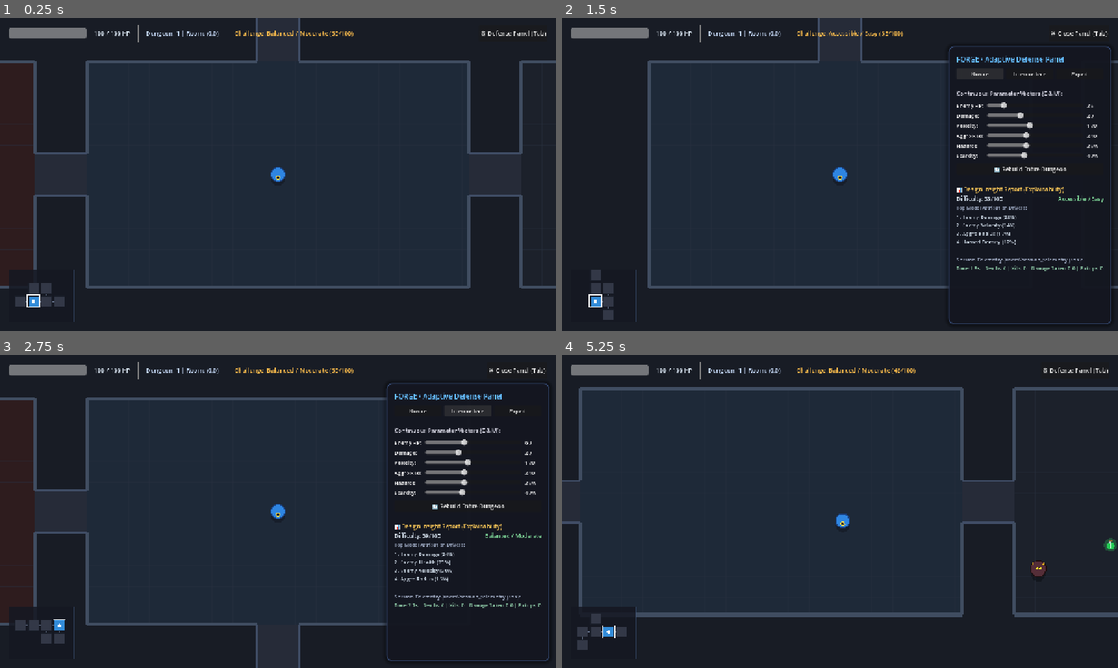
Above: before the commit, frames 1-4 (two rows, left to right).
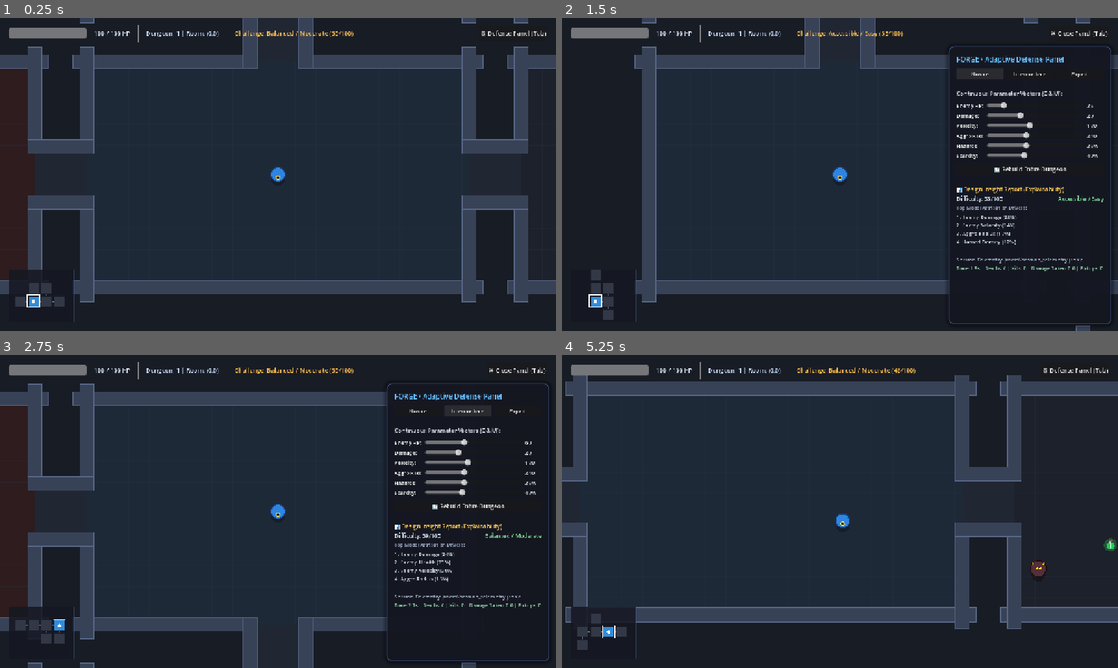
Above: after the commit, the same moments.

Repository: Rayan581/forge
Game: Godot game, scene res://scenes/Main.tscn
The game is run twice, just before and just after one commit, with the same random seed, the same clock (stepped at 60 frames per second) and the same inputs.
Inputs (mouse positions are in pixels of both pictures, inside the frame that each line leads up to):
- Up to frame 1 (0.25 s): no input
- Up to frame 2 (1.5 s): click "⚙ Defense Panel (Tab)" at 0.5 s; click "Novice" at 1.25 s
- Up to frame 3 (2.75 s): click "Intermediate" at 2 s
- Up to frame 4 (5.25 s): click "Expert" at 2.75 s; click "🔄 Rebuild Entire Dungeon" at 3.5 s; tap Enter at 4.25 s; move the mouse to (962, 495) at 4.27 s; hold Right (move_right) 4.28-5.03 s; click (962, 495) at 4.35 s; move the mouse to (728, 527) at 5.02 s; hold Down (move_down) from 5.03 s (still down); tap Tab (toggle_defense_panel) at 5.1 s

The runs differ from the first frame. In frame 1, 13% of the frame differs, in the area x 0-100%, y 0-91%; in frame 2, 6.1%; in frame 3, 7.8%; in frame 4, 11%.

Commit message:
Fix enemy wall clipping and disappearing issues by adding corridor collision walls and absolute z-index layering

Diff:
--- a/godot_prototype/scenes/Enemy.tscn
+++ b/godot_prototype/scenes/Enemy.tscn
@@ -6,6 +6,8 @@
 radius = 16.0
 
 [node name="Enemy" type="CharacterBody2D" groups=["enemies"]]
+z_index = 10
+z_as_relative = false
 collision_layer = 2
 collision_mask = 5
 script = ExtResource("1_enemy")
--- a/godot_prototype/scenes/Hazard.tscn
+++ b/godot_prototype/scenes/Hazard.tscn
@@ -6,6 +6,8 @@
 size = Vector2(30, 30)
 
 [node name="Hazard" type="Area2D"]
+z_index = 2
+z_as_relative = false
 collision_layer = 0
 collision_mask = 1
 script = ExtResource("1_hazard")
--- a/godot_prototype/scenes/Pickup.tscn
+++ b/godot_prototype/scenes/Pickup.tscn
@@ -6,6 +6,8 @@
 radius = 18.0
 
 [node name="Pickup" type="Area2D"]
+z_index = 5
+z_as_relative = false
 collision_layer = 0
 collision_mask = 1
 script = ExtResource("1_pickup")
--- a/godot_prototype/scenes/Player.tscn
+++ b/godot_prototype/scenes/Player.tscn
@@ -6,6 +6,8 @@
 radius = 16.0
 
 [node name="Player" type="CharacterBody2D" groups=["player"]]
+z_index = 12
+z_as_relative = false
 collision_layer = 1
 collision_mask = 6
 script = ExtResource("1_player")
--- a/godot_prototype/scripts/Room.gd
+++ b/godot_prototype/scripts/Room.gd
@@ -40,7 +40,7 @@
 	for child in static_walls.get_children():
 		child.queue_free()
 
-	# Build dynamic collision walls with door openings
+	# Build dynamic collision walls with door openings and corridor walls
 	build_walls()
 
 	# Spawn entities based on room data and difficulty parameters
@@ -59,40 +59,52 @@
 	var w = room_width
 	var h = room_height
 	var dw = door_width
-	var wall_thick = 24.0
+	var wall_thick = 32.0
+	var half_spacing = 60.0 # spacing / 2.0 (corridor length per room side)
 
 	# Top Wall
 	if room_data.doors["N"]:
-		# Left segment & Right segment
 		var seg_w = (w - dw) / 2.0
-		_create_wall_segment(Vector2(-w/2 + seg_w/2, -h/2), Vector2(seg_w, wall_thick))
-		_create_wall_segment(Vector2(w/2 - seg_w/2, -h/2), Vector2(seg_w, wall_thick))
-	else:
-		_create_wall_segment(Vector2(0, -h/2), Vector2(w, wall_thick))
+		_create_wall_segment(Vector2(-w/2 + seg_w/2 - wall_thick/2, -h/2), Vector2(seg_w + wall_thick, wall_thick))
+		_create_wall_segment(Vector2(w/2 - seg_w/2 + wall_thick/2, -h/2), Vector2(seg_w + wall_thick, wall_thick))
+		# North Corridor Walls
+		_create_wall_segment(Vector2(-dw/2 - wall_thick/2, -h/2 - half_spacing/2), Vector2(wall_thick, half_spacing + wall_thick))
+		_create_wall_segment(Vector2(dw/2 + wall_thick/2, -h/2 - half_spacing/2), Vector2(wall_thick, half_spacing + wall_thick))
+	else:
+		_create_wall_segment(Vector2(0, -h/2), Vector2(w + wall_thick * 2, wall_thick))
 
 	# Bottom Wall
 	if room_data.doors["S"]:
 		var seg_w = (w - dw) / 2.0
-		_create_wall_segment(Vector2(-w/2 + seg_w/2, h/2), Vector2(seg_w, wall_thick))
-		_create_wall_segment(Vector2(w/2 - seg_w/2, h/2), Vector2(seg_w, wall_thick))
-	else:
-		_create_wall_segment(Vector2(0, h/2), Vector2(w, wall_thick))
+		_create_wall_segment(Vector2(-w/2 + seg_w/2 - wall_thick/2, h/2), Vector2(seg_w + wall_thick, wall_thick))
+		_create_wall_segment(Vector2(w/2 - seg_w/2 + wall_thick/2, h/2), Vector2(seg_w + wall_thick, wall_thick))
+		# South Corridor Walls
+		_create_wall_segment(Vector2(-dw/2 - wall_thick/2, h/2 + half_spacing/2), Vector2(wall_thick, half_spacing + wall_thick))
+		_create_wall_segment(Vector2(dw/2 + wall_thick/2, h/2 + half_spacing/2), Vector2(wall_thick, half_spacing + wall_thick))
+	else:
+		_create_wall_segment(Vector2(0, h/2), Vector2(w + wall_thick * 2, wall_thick))
 
 	# Left Wall
 	if room_data.doors["W"]:
 		var seg_h = (h - dw) / 2.0
-		_create_wall_segment(Vector2(-w/2, -h/2 + seg_h/2), Vector2(wall_thick, seg_h))
-		_create_wall_segment(Vector2(-w/2, h/2 - seg_h/2), Vector2(wall_thick, seg_h))
-	else:
-		_create_wall_segment(Vector2(-w/2, 0), Vector2(wall_thick, h))
+		_create_wall_segment(Vector2(-w/2, -h/2 + seg_h/2 - wall_thick/2), Vector2(wall_thick, seg_h + wall_thick))
+		_create_wall_segment(Vector2(-w/2, h/2 - seg_h/2 + wall_thick/2), Vector2(wall_thick, seg_h + wall_thick))
+		# West Corridor Walls
+		_create_wall_segment(Vector2(-w/2 - half_spacing/2, -dw/2 - wall_thick/2), Vector2(half_spacing + wall_thick, wall_thick))
+		_create_wall_segment(Vector2(-w/2 - half_spacing/2, dw/2 + wall_thick/2), Vector2(half_spacing + wall_thick, wall_thick))
+	else:
+		_create_wall_segment(Vector2(-w/2, 0), Vector2(wall_thick, h + wall_thick * 2))
 
 	# Right Wall
 	if room_data.doors["E"]:
 		var seg_h = (h - dw) / 2.0
-		_create_wall_segment(Vector2(w/2, -h/2 + seg_h/2), Vector2(wall_thick, seg_h))
-		_create_wall_segment(Vector2(w/2, h/2 - seg_h/2), Vector2(wall_thick, seg_h))
-	else:
-		_create_wall_segment(Vector2(w/2, 0), Vector2(wall_thick, h))
+		_create_wall_segment(Vector2(w/2, -h/2 + seg_h/2 - wall_thick/2), Vector2(wall_thick, seg_h + wall_thick))
+		_create_wall_segment(Vector2(w/2, h/2 - seg_h/2 + wall_thick/2), Vector2(wall_thick, seg_h + wall_thick))
+		# East Corridor Walls
+		_create_wall_segment(Vector2(w/2 + half_spacing/2, -dw/2 - wall_thick/2), Vector2(half_spacing + wall_thick, wall_thick))
+		_create_wall_segment(Vector2(w/2 + half_spacing/2, dw/2 + wall_thick/2), Vector2(half_spacing + wall_thick, wall_thick))
+	else:
+		_create_wall_segment(Vector2(w/2, 0), Vector2(wall_thick, h + wall_thick * 2))
 
 func _create_wall_segment(pos: Vector2, size: Vector2) -> void:
 	var col = CollisionShape2D.new()
@@ -160,7 +172,8 @@
 	var h = room_height
 	var rect = Rect2(-w/2, -h/2, w, h)
 	var dw = door_width
-	var spacing = 120.0
+	var wall_thick = 32.0
+	var half_spacing = 60.0
 
 	# Floor styling based on room type
 	var floor_color = Color(0.11, 0.13, 0.17)
@@ -177,7 +190,7 @@
 
 	# Grid Lines
 	var grid_size = 48.0
-	var grid_color = Color(0.16, 0.19, 0.25, 0.4)
+	var grid_color = Color(0.16, 0.19, 0.25, 0.35)
 	var x = -w/2
 	while x <= w/2:
 		draw_line(Vector2(x, -h/2), Vector2(x, h/2), grid_color, 1.0)
@@ -187,57 +200,67 @@
 		draw_line(Vector2(-w/2, y), Vector2(w/2, y), grid_color, 1.0)
 		y += grid_size
 
-	# Draw Corridors Connecting Adjacent Rooms
-	var corridor_color = Color(0.15, 0.17, 0.22)
+	# Draw Corridor Floors
+	var corridor_floor_color = Color(0.13, 0.15, 0.20)
 	if room_data.doors["N"]:
-		draw_rect(Rect2(-dw/2, -h/2 - spacing, dw, spacing), corridor_color)
-		draw_line(Vector2(-dw/2, -h/2), Vector2(-dw/2, -h/2 - spacing), Color(0.25, 0.3, 0.4), 4.0)
-		draw_line(Vector2(dw/2, -h/2), Vector2(dw/2, -h/2 - spacing), Color(0.25, 0.3, 0.4), 4.0)
+		draw_rect(Rect2(-dw/2, -h/2 - half_spacing, dw, half_spacing), corridor_floor_color)
 	if room_data.doors["S"]:
-		draw_rect(Rect2(-dw/2, h/2, dw, spacing), corridor_color)
-		draw_line(Vector2(-dw/2, h/2), Vector2(-dw/2, h/2 + spacing), Color(0.25, 0.3, 0.4), 4.0)
-		draw_line(Vector2(dw/2, h/2), Vector2(dw/2, h/2 + spacing), Color(0.25, 0.3, 0.4), 4.0)
+		draw_rect(Rect2(-dw/2, h/2, dw, half_spacing), corridor_floor_color)
 	if room_data.doors["E"]:
-		draw_rect(Rect2(w/2, -dw/2, spacing, dw), corridor_color)
-		draw_line(Vector2(w/2, -dw/2), Vector2(w/2 + spacing, -dw/2), Color(0.25, 0.3, 0.4), 4.0)
-		draw_line(Vector2(w/2, dw/2), Vector2(w/2 + spacing, dw/2), Color(0.25, 0.3, 0.4), 4.0)
+		draw_rect(Rect2(w/2, -dw/2, half_spacing, dw), corridor_floor_color)
 	if room_data.doors["W"]:
-		draw_rect(Rect2(-w/2 - spacing, -dw/2, spacing, dw), corridor_color)
-		draw_line(Vector2(-w/2, -dw/2), Vector2(-w/2 - spacing, -dw/2), Color(0.25, 0.3, 0.4), 4.0)
-		draw_line(Vector2(-w/2, dw/2), Vector2(-w/2 - spacing, dw/2), Color(0.25, 0.3, 0.4), 4.0)
-
-	# Draw Outer Boundary Walls
-	var wall_color = Color(0.25, 0.3, 0.38)
+		draw_rect(Rect2(-w/2 - half_spacing, -dw/2, half_spacing, dw), corridor_floor_color)
+
+	# Draw Solid Walls with Bevel/Trim
+	var wall_color = Color(0.22, 0.26, 0.34)
+	var trim_color = Color(0.34, 0.40, 0.52)
 	var seg_w = (w - dw) / 2.0
 	var seg_h = (h - dw) / 2.0
 
+	var draw_wall_box = func(pos: Vector2, size: Vector2):
+		var r = Rect2(pos.x - size.x/2.0, pos.y - size.y/2.0, size.x, size.y)
+		draw_rect(r, wall_color)
+		draw_rect(r, trim_color, false, 1.5)
+
 	# Top Wall
 	if room_data.doors["N"]:
-		draw_line(Vector2(-w/2, -h/2), Vector2(-dw/2, -h/2), wall_color, 8.0)
-		draw_line(Vector2(dw/2, -h/2), Vector2(w/2, -h/2), wall_color, 8.0)
-	else:
-		draw_line(Vector2(-w/2, -h/2), Vector2(w/2, -h/2), wall_color, 8.0)
+		draw_wall_box.call(Vector2(-w/2 + seg_w/2 - wall_thick/2, -h/2), Vector2(seg_w + wall_thick, wall_thick))
+		draw_wall_box.call(Vector2(w/2 - seg_w/2 + wall_thick/2, -h/2), Vector2(seg_w + wall_thick, wall_thick))
+		# North Corridor Walls
+		draw_wall_box.call(Vector2(-dw/2 - wall_thick/2, -h/2 - half_spacing/2), Vector2(wall_thick, half_spacing + wall_thick))
+		draw_wall_box.call(Vector2(dw/2 + wall_thick/2, -h/2 - half_spacing/2), Vector2(wall_thick, half_spacing + wall_thick))
+	else:
+		draw_wall_box.call(Vector2(0, -h/2), Vector2(w + wall_thick * 2, wall_thick))
 
 	# Bottom Wall
 	if room_data.doors["S"]:
-		draw_line(Vector2(-w/2, h/2), Vector2(-dw/2, h/2), wall_color, 8.0)
-		draw_line(Vector2(dw/2, h/2), Vector2(w/2, h/2), wall_color, 8.0)
-	else:
-		draw_line(Vector2(-w/2, h/2), Vector2(w/2, h/2), wall_color, 8.0)
+		draw_wall_box.call(Vector2(-w/2 + seg_w/2 - wall_thick/2, h/2), Vector2(seg_w + wall_thick, wall_thick))
+		draw_wall_box.call(Vector2(w/2 - seg_w/2 + wall_thick/2, h/2), Vector2(seg_w + wall_thick, wall_thick))
+		# South Corridor Walls
+		draw_wall_box.call(Vector2(-dw/2 - wall_thick/2, h/2 + half_spacing/2), Vector2(wall_thick, half_spacing + wall_thick))
+		draw_wall_box.call(Vector2(dw/2 + wall_thick/2, h/2 + half_spacing/2), Vector2(wall_thick, half_spacing + wall_thick))
+	else:
+		draw_wall_box.call(Vector2(0, h/2), Vector2(w + wall_thick * 2, wall_thick))
 
 	# Left Wall
 	if room_data.doors["W"]:
-		draw_line(Vector2(-w/2, -h/2), Vector2(-w/2, -dw/2), wall_color, 8.0)
-		draw_line(Vector2(-w/2, dw/2), Vector2(-w/2, h/2), wall_color, 8.0)
-	else:
-		draw_line(Vector2(-w/2, -h/2), Vector2(-w/2, h/2), wall_color, 8.0)
+		draw_wall_box.call(Vector2(-w/2, -h/2 + seg_h/2 - wall_thick/2), Vector2(wall_thick, seg_h + wall_thick))
+		draw_wall_box.call(Vector2(-w/2, h/2 - seg_h/2 + wall_thick/2), Vector2(wall_thick, seg_h + wall_thick))
+		# West Corridor Walls
+		draw_wall_box.call(Vector2(-w/2 - half_spacing/2, -dw/2 - wall_thick/2), Vector2(half_spacing + wall_thick, wall_thick))
+		draw_wall_box.call(Vector2(-w/2 - half_spacing/2, dw/2 + wall_thick/2), Vector2(half_spacing + wall_thick, wall_thick))
+	else:
+		draw_wall_box.call(Vector2(-w/2, 0), Vector2(wall_thick, h + wall_thick * 2))
 
 	# Right Wall
 	if room_data.doors["E"]:
-		draw_line(Vector2(w/2, -h/2), Vector2(w/2, -dw/2), wall_color, 8.0)
-		draw_line(Vector2(w/2, dw/2), Vector2(w/2, h/2), wall_color, 8.0)
-	else:
-		draw_line(Vector2(w/2, -h/2), Vector2(w/2, h/2), wall_color, 8.0)
+		draw_wall_box.call(Vector2(w/2, -h/2 + seg_h/2 - wall_thick/2), Vector2(wall_thick, seg_h + wall_thick))
+		draw_wall_box.call(Vector2(w/2, h/2 - seg_h/2 + wall_thick/2), Vector2(wall_thick, seg_h + wall_thick))
+		# East Corridor Walls
+		draw_wall_box.call(Vector2(w/2 + half_spacing/2, -dw/2 - wall_thick/2), Vector2(half_spacing + wall_thick, wall_thick))
+		draw_wall_box.call(Vector2(w/2 + half_spacing/2, dw/2 + wall_thick/2), Vector2(half_spacing + wall_thick, wall_thick))
+	else:
+		draw_wall_box.call(Vector2(w/2, 0), Vector2(wall_thick, h + wall_thick * 2))
 
 	# Exit Portal Icon if Exit Room
 	if room_data.room_type == DungeonGenerator.RoomType.EXIT:
